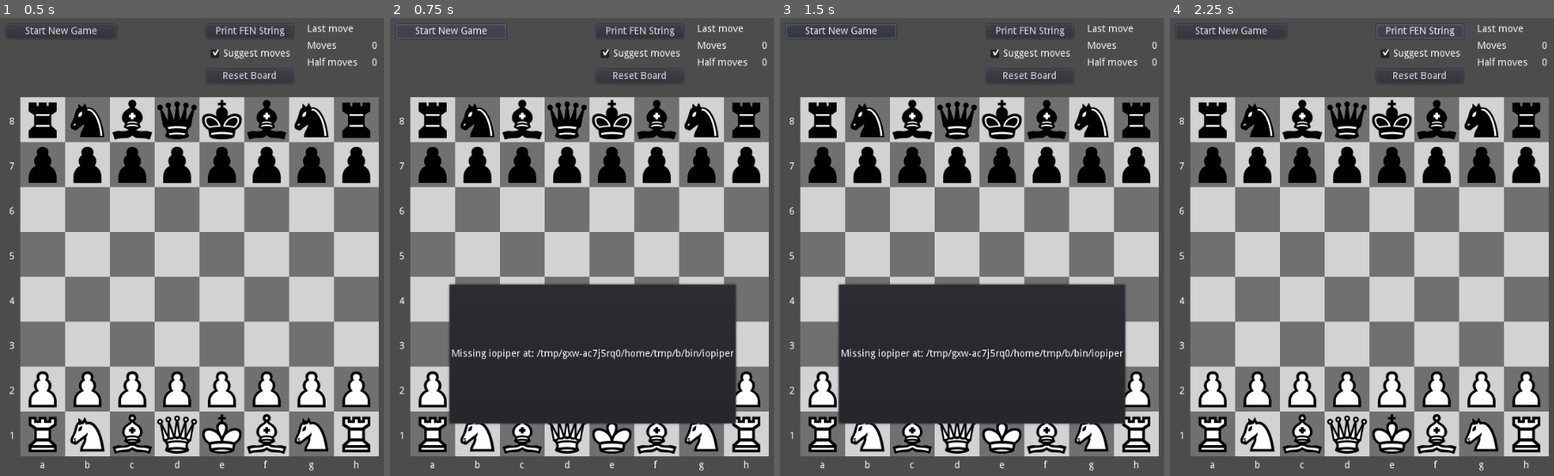
Above: before the commit, frames 1-4 (left to right).
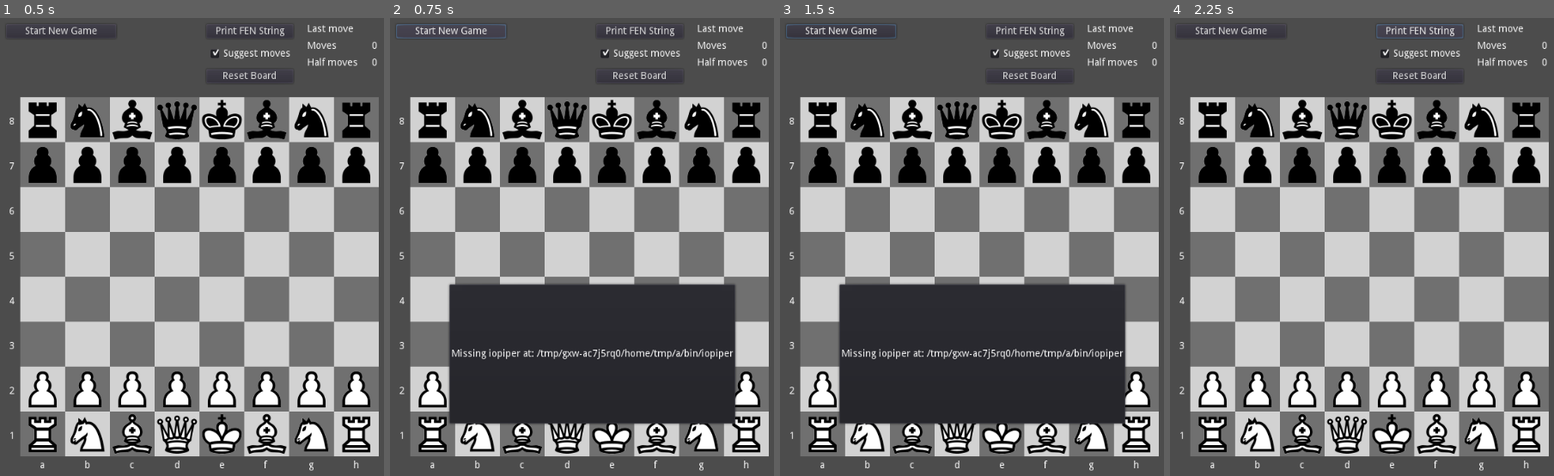
Above: after the commit, the same moments.

Repository: andrew-wilkes/godot-chess
Game: Godot game, scene res://Main.tscn
The game is run twice, just before and just after one commit, with the same random seed, the same clock (stepped at 60 frames per second) and the same inputs.
Inputs:
- Up to frame 1 (0.5 s): no input
- Up to frame 2 (0.75 s): click "Start New Game" at 0.5 s
- Up to frame 3 (1.5 s): click "Start New Game" at 1.25 s
- Up to frame 4 (2.25 s): click "Print FEN String" at 2 s

Frame 1 is identical in both runs. In frame 2, 0.2% of the frame differs, in the area x 74-91%, y 66-89%; in frame 3, 0.6%, in the area x 15-76%, y 58-86%; in frame 4, nothing differs.

Commit message:
Add comments to iopiper

Diff:
--- a/src/Board.tscn
+++ b/src/Board.tscn
@@ -18,8 +18,8 @@
 
 [node name="Grid" type="GridContainer" parent="."]
 margin_left = 20.0
-margin_right = 750.0
-margin_bottom = 800.0
+margin_right = 550.0
+margin_bottom = 980.0
 size_flags_horizontal = 3
 size_flags_vertical = 3
 custom_constants/vseparation = 0
Not shown, changed: src/engine/iopiper.go
